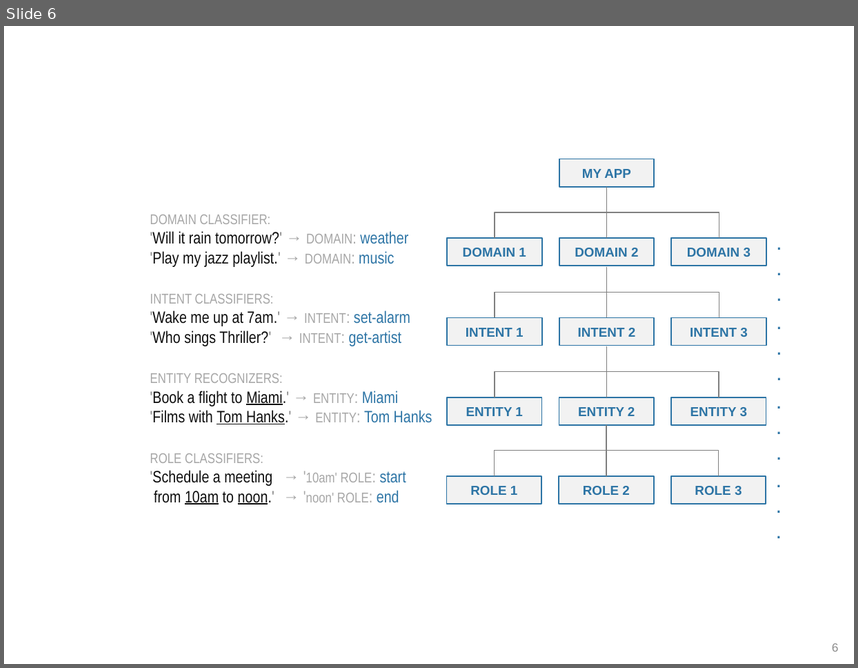
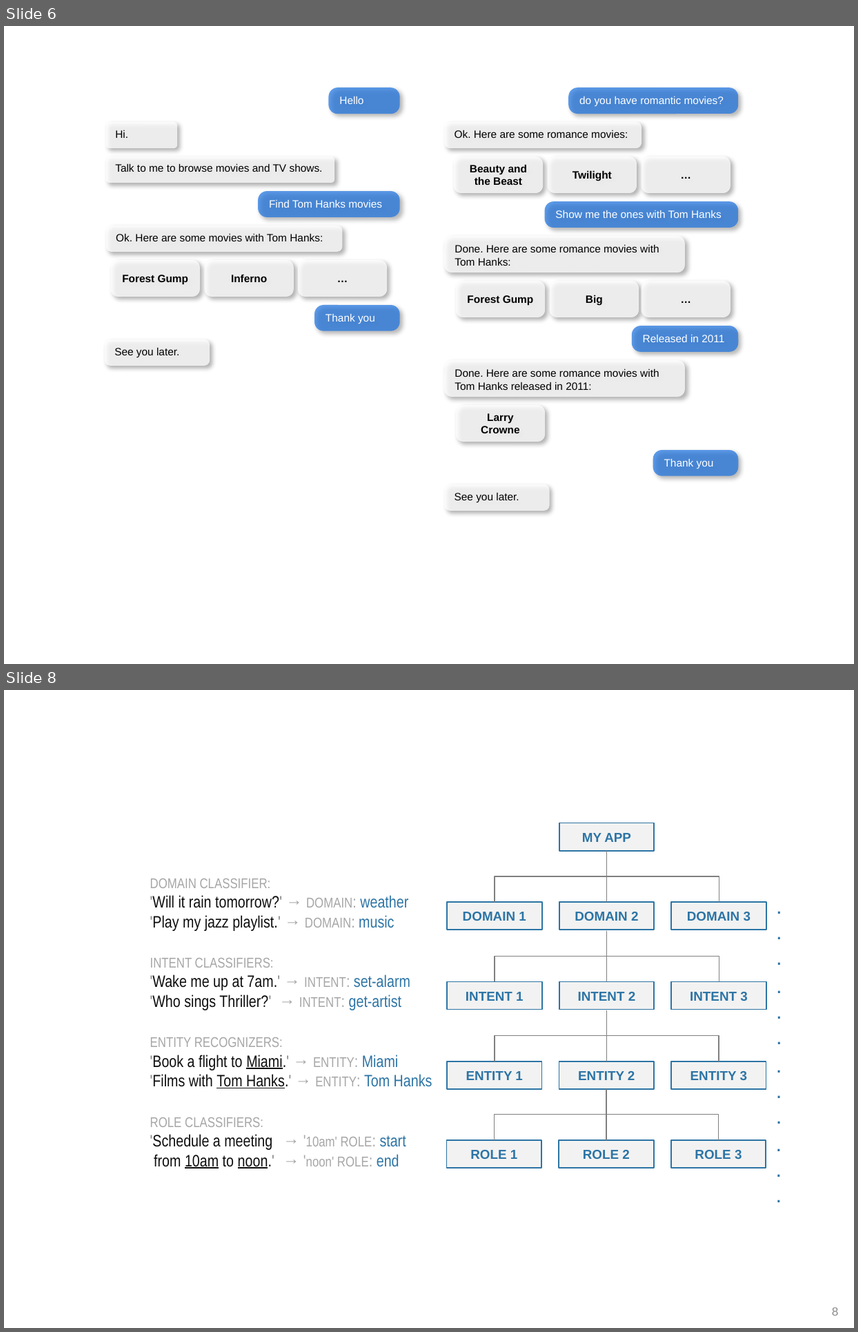
Before and after one commit to cisco/mindmeld, a slide deck: docs/source/images/images.pptx. Shown one above the other, each under a label of ours: slide 6 before the commit, slides 6 and 8 after it; the slides between them are not shown. The pictures are 858x668 and 858x1332 pixels, drawn with LibreOffice and Linux fonts; fonts in the diff are those of the drawing. Boxes give left, top, right and bottom in pixels: in the first picture for what was removed or moved away, otherwise in the second. Text is boxed around its words. In the diff, an @@ line names an element or a change of style, - is before the commit and + after.

```diff
--- a/docs/source/images/images.pptx
+++ b/docs/source/images/images.pptx
@@ slide 6 added at [4, 26, 854, 664], background #FFFFFF @@
@@ rounded rectangle added at [329, 87, 400, 114], fill #1C73E1 at 71% opacity, 9 pt, text #FFFFFF @@
+Hello
@@ rounded rectangle added at [568, 87, 738, 114], fill #1C73E1 at 71% opacity, 9 pt, text #FFFFFF @@
+do you have romantic movies?
@@ rounded rectangle added at [106, 122, 177, 148], fill #FFFFFF at 76% opacity, 9 pt, text #000000 @@
+Hi.
@@ rounded rectangle added at [444, 122, 642, 148], fill #FFFFFF at 76% opacity, 9 pt, text #000000 @@
+Ok. Here are some romance movies:
@@ rounded rectangle added at [106, 157, 335, 183], fill #FFFFFF at 76% opacity, 9 pt, text #000000 @@
+Talk to me to browse movies and TV shows.
@@ rounded rectangle added at [454, 157, 543, 194], fill #FFFFFF at 76% opacity, 9 pt, text #000000, bold @@
+Beauty and the Beast
@@ rounded rectangle added at [547, 157, 637, 194], fill #FFFFFF at 76% opacity, 9 pt, text #000000, bold @@
+Twilight
@@ rounded rectangle added at [642, 157, 731, 194], fill #FFFFFF at 76% opacity, 9 pt, text #000000, bold @@
+…
@@ rounded rectangle added at [258, 191, 400, 217], fill #1C73E1 at 71% opacity, 9 pt, text #FFFFFF @@
+Find Tom Hanks movies
@@ rounded rectangle added at [545, 201, 738, 227], fill #1C73E1 at 71% opacity, 9 pt, text #FFFFFF @@
+Show me the ones with Tom Hanks
@@ rounded rectangle added at [106, 226, 342, 252], fill #FFFFFF at 76% opacity, 9 pt, text #000000 @@
+Ok. Here are some movies with Tom Hanks:
@@ rounded rectangle added at [444, 236, 685, 272], fill #FFFFFF at 76% opacity, 9 pt, text #000000 @@
+Done. Here are some romance movies with Tom Hanks:
@@ rounded rectangle added at [110, 260, 199, 296], fill #FFFFFF at 76% opacity, 9 pt, text #000000, bold @@
+Forest Gump
@@ rounded rectangle added at [205, 260, 294, 296], fill #FFFFFF at 76% opacity, 9 pt, text #000000, bold @@
+Inferno
@@ rounded rectangle added at [298, 260, 388, 296], fill #FFFFFF at 76% opacity, 9 pt, text #000000, bold @@
+…
@@ rounded rectangle added at [456, 281, 546, 318], fill #FFFFFF at 76% opacity, 9 pt, text #000000, bold @@
+Forest Gump
@@ rounded rectangle added at [550, 281, 639, 318], fill #FFFFFF at 76% opacity, 9 pt, text #000000, bold @@
+Big
@@ rounded rectangle added at [642, 281, 731, 318], fill #FFFFFF at 76% opacity, 9 pt, text #000000, bold @@
+…
@@ rounded rectangle added at [314, 305, 399, 331], fill #1C73E1 at 71% opacity, 9 pt, text #FFFFFF @@
+Thank you
@@ rounded rectangle added at [631, 325, 737, 352], fill #1C73E1 at 71% opacity, 9 pt, text #FFFFFF @@
+Released in 2011
@@ rounded rectangle added at [104, 340, 210, 366], fill #FFFFFF at 76% opacity, 9 pt, text #000000 @@
+See you later.
@@ rounded rectangle added at [444, 360, 685, 397], fill #FFFFFF at 76% opacity, 9 pt, text #000000 @@
+Done. Here are some romance movies with Tom Hanks released in 2011:
@@ rounded rectangle added at [456, 405, 546, 441], fill #FFFFFF at 76% opacity, 9 pt, text #000000, bold @@
+Larry Crowne
@@ rounded rectangle added at [653, 450, 738, 476], fill #1C73E1 at 71% opacity, 9 pt, text #FFFFFF @@
+Thank you
@@ rounded rectangle added at [444, 484, 550, 510], fill #FFFFFF at 76% opacity, 9 pt, text #000000 @@
+See you later.
@@ what was slide 6 is now slide 8 @@
```
Also in this commit, not shown: 2 other slides added, 3 other files.
